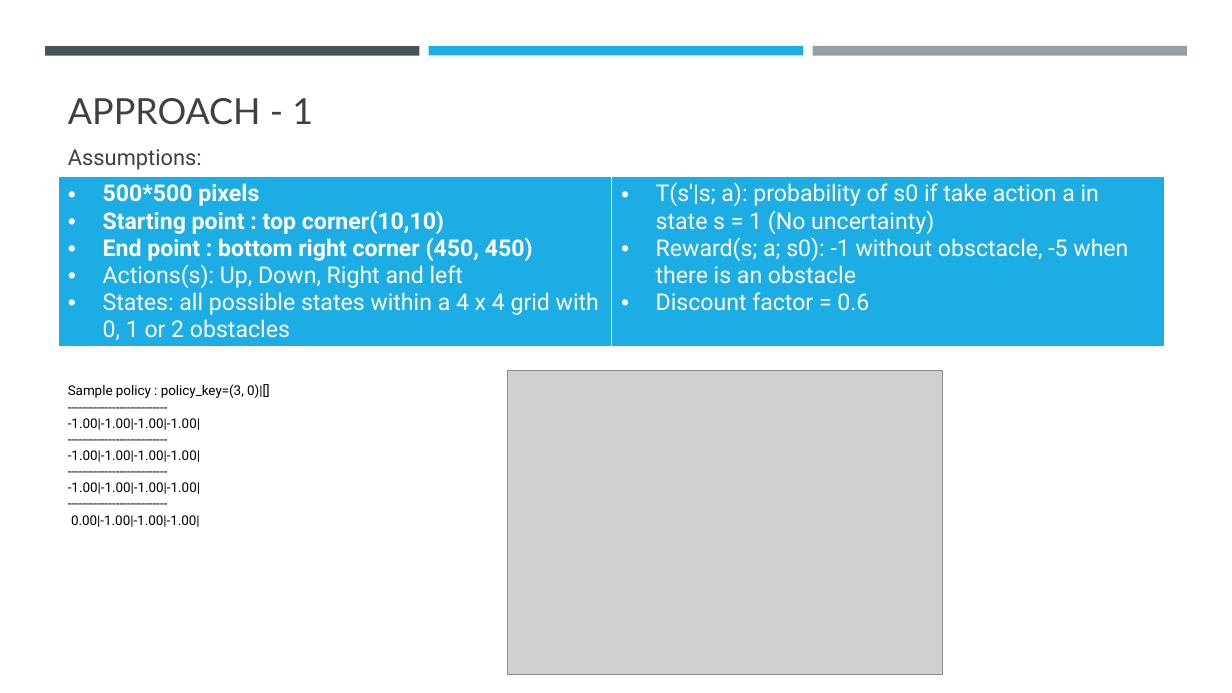
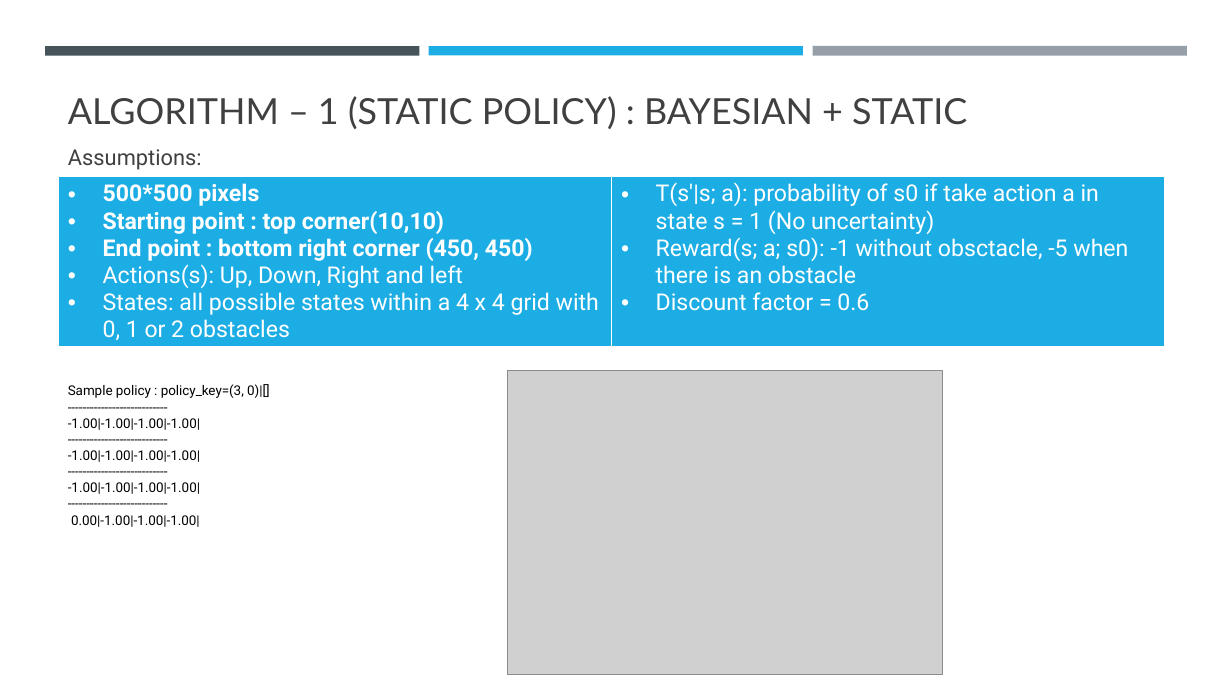
Before and after one commit to ravasconcelos/rl_obstacle_avoidance, a slide deck: slide 5 of notebook/Robot Obstacle avoidance with reinforcement learning.pptx (slide 4 before the commit). Drawn at 1232x693 pixels with LibreOffice and Linux fonts; fonts in the diff are those of the drawing; grey boxes stand for pictures. Boxes give left, top, right and bottom in pixels: in the first picture for what was removed or moved away, otherwise in the second. Text is boxed around its words. In the diff, an @@ line names an element or a change of style, - is before the commit and + after.

```diff
--- a/notebook/Robot Obstacle avoidance with reinforcement learning.pptx
+++ b/notebook/Robot Obstacle avoidance with reinforcement learning.pptx
@@ title at box(68, 96, 967, 129): text changed @@
-APPROACH - 1
+ALGORITHM – 1 (STATIC POLICY) : BAYESIAN + STATIC
```
Also in this commit, not shown: 4 other slides changed, 3 slides added.
